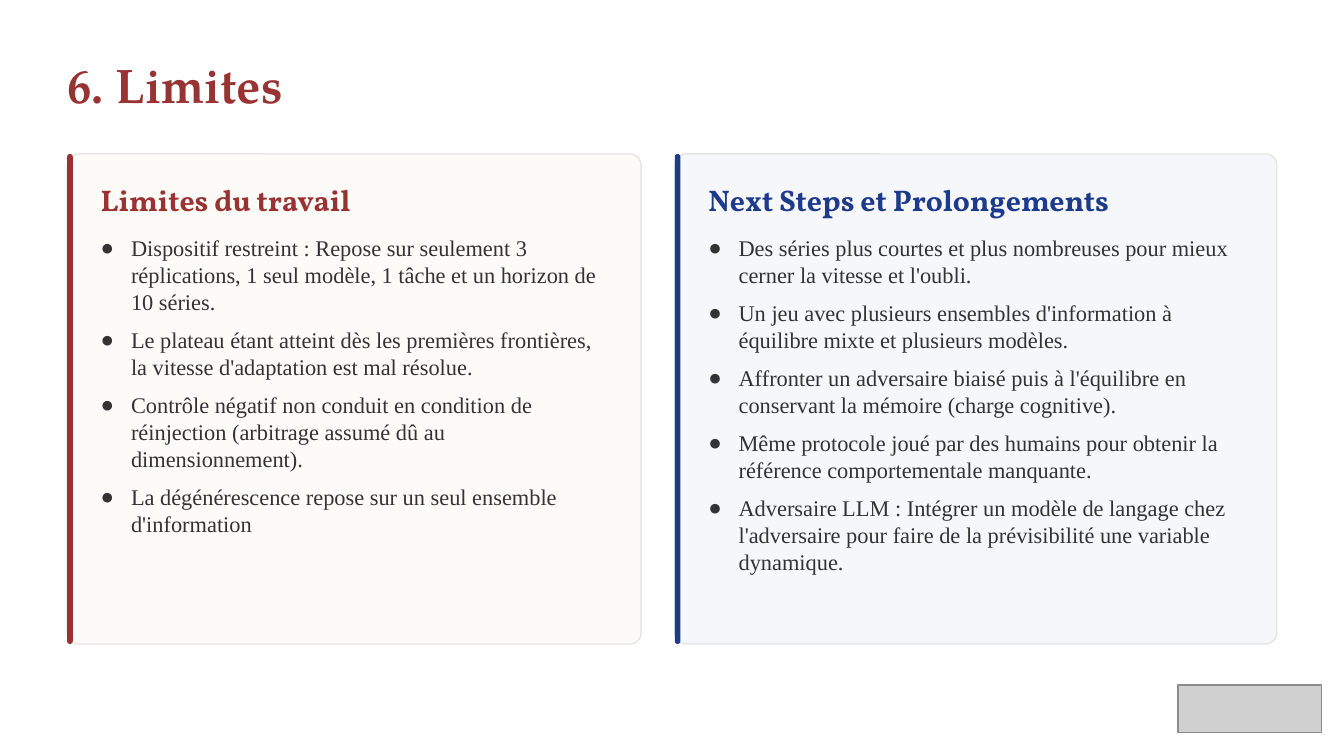
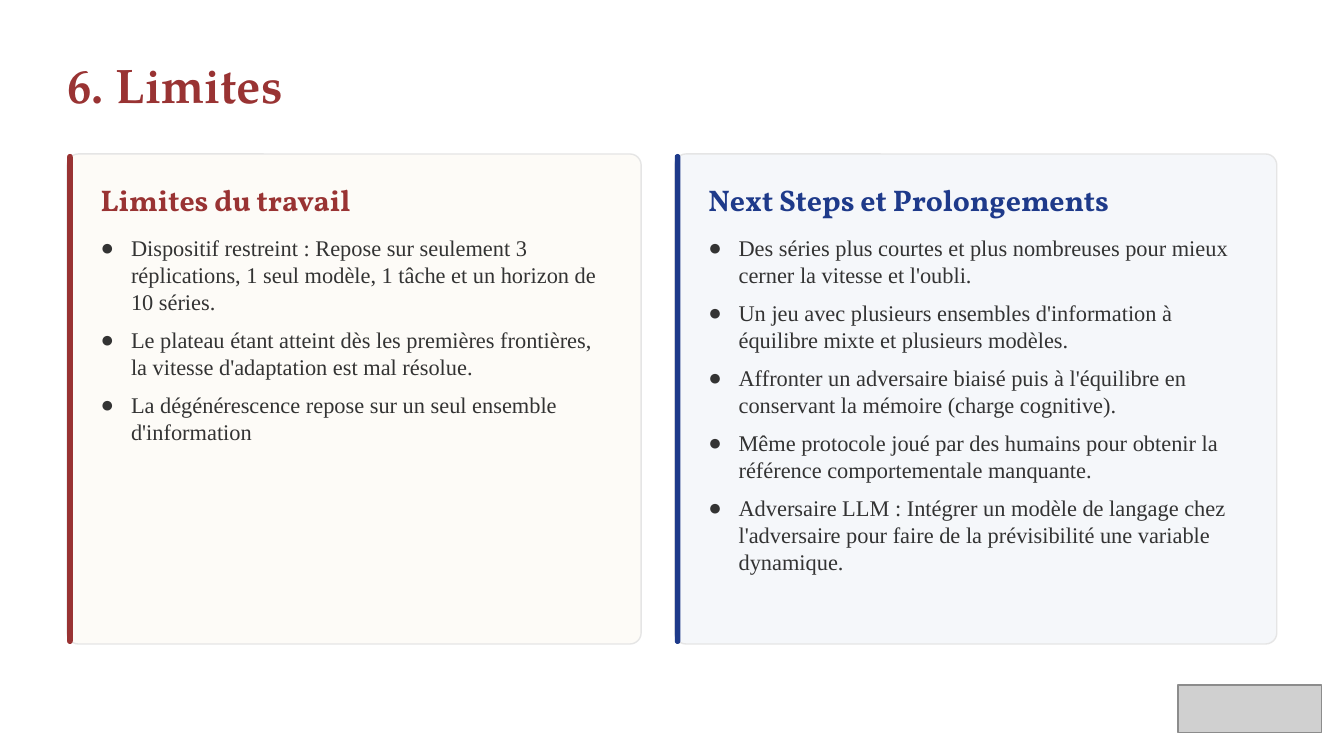
Before and after one commit to videtleo-ux/Memoire-IREN, a slide deck: slide 12 of Soutenance.pptx. Drawn at 1344x756 pixels with LibreOffice and Linux fonts; fonts in the diff are those of the drawing; grey boxes stand for pictures. Boxes give left, top, right and bottom in pixels: in the first picture for what was removed or moved away, otherwise in the second. Text is boxed around its words. In the diff, an @@ line names an element or a change of style, - is before the commit and + after.

```diff
--- a/Soutenance.pptx
+++ b/Soutenance.pptx
@@ text at (x1=131, y1=397, x2=532, y2=472): paragraph removed @@
-● Contrôle négatif non conduit en condition de réinjection (arbitrage assumé dû au dimensionnement).
```
Also in this commit, not shown: 4 other slides changed, 15 other files.
